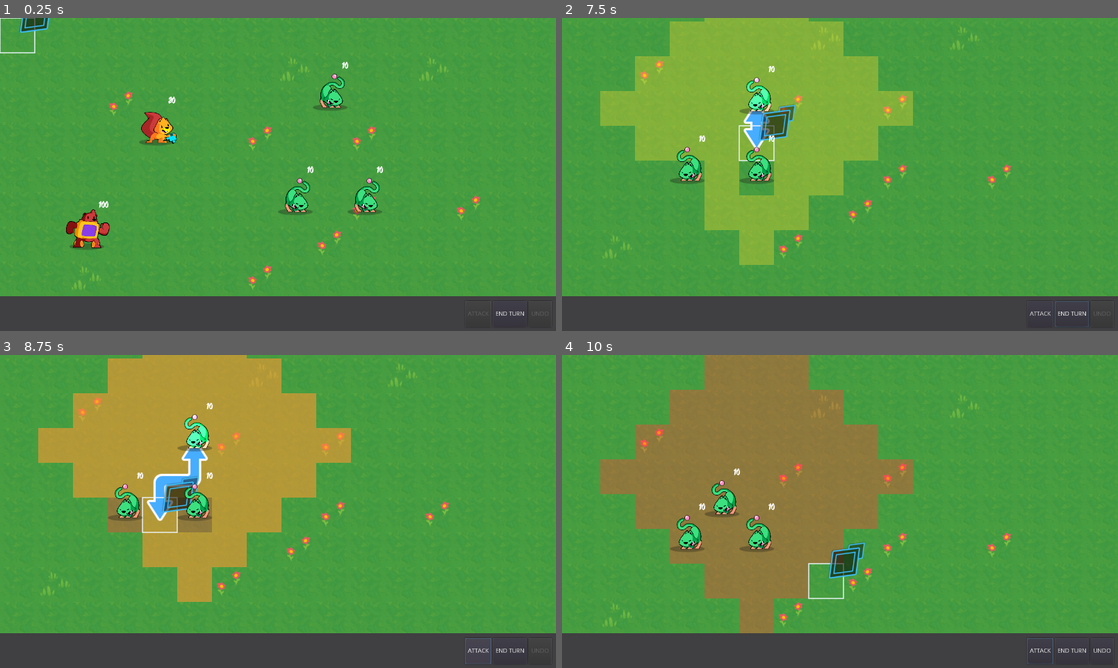
Above: before the commit, frames 1-4 (two rows, left to right).
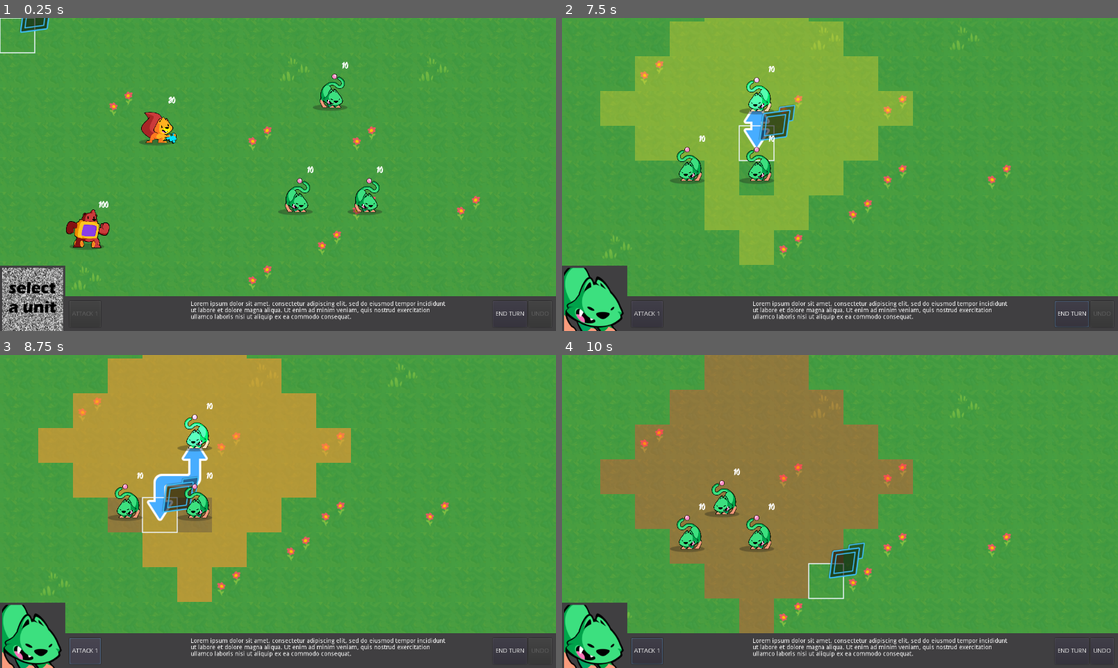
Above: after the commit, the same moments.

Repository: quaaludefood/lorelockers
Game: Godot game, scene res://Main.tscn
Two runs of this game, one before a commit and one after it. Both use one fixed random seed, a clock stepped at 60 frames per second and the inputs below.
Inputs (mouse positions are in pixels of both pictures, inside the frame that each line leads up to):
- Up to frame 1 (0.25 s): no input
- Up to frame 2 (7.5 s): click "END TURN" at 0.5 s; tap Enter (ui_accept) at 1.25, 1.52, 3.5, 5, 5.27 s; move the mouse to (962, 158) at 1.27 s; press the mouse at (962, 158) at 1.28 s; hold Right (ui_right) 1.28-2 s; release the mouse at (962, 158) at 2 s; drag from (728, 190) to (812, 237) at 2.02 s; click "UNDO" at 2.75 s; move the mouse to (895, 105) at 3.52 s; press the mouse at (895, 105) at 3.53 s; hold Right (ui_right) 3.53-4.25 s; release the mouse at (895, 105) at 4.25 s; drag from (812, 237) to (673, 127) at 4.27 s; move the mouse to (1006, 221) at 5.02 s; press the mouse at (1006, 221) at 5.03 s; hold Left (ui_left) 5.03-5.75 s; release the mouse at (1006, 221) at 5.75 s; drag from (673, 127) to (756, 96) at 5.77 s; move the mouse to (867, 174) at 6.52 s; press the mouse at (867, 174) at 6.53 s; hold Down (ui_down) 6.53-7.25 s; release the mouse at (867, 174) at 7.25 s; drag from (756, 96) to (728, 190) at 7.27 s
- Up to frame 3 (8.75 s): click "ATTACK" (after the commit: "ATTACK 1") at 8 s
- Up to frame 4 (10 s): tap Enter (ui_accept) at 8.75, 9.02 s; move the mouse to (962, 495) at 8.77 s; press the mouse at (962, 495) at 8.78 s; hold Up (ui_up) 8.78-9.5 s; release the mouse at (962, 495) at 9.5 s; drag from (728, 527) to (812, 574) at 9.52 s

The runs differ from the first frame. In frame 1, 3.1% of the frame differs, in the area x 0-87%, y 79-100%; in frame 2, 3.1%; in frame 3, 3.2%, in the area x 0-89%, y 79-100%; in frame 4, 3.2%.
Error in both runs: Invalid get index 'stats' (on base: 'Nil'). (res://Units/Formulas.gd:16)

Commit message:
UI displaying profile pictures
Signed-off-by: plxpm5@gmail.com <philippa@thefusionworks.com>

Diff:
--- a/GameBoard/GameBoard.gd
+++ b/GameBoard/GameBoard.gd
@@ -23,9 +23,10 @@
 onready var _unit_path: UnitPath = $UnitPath
 onready var _attack_path: AttackPath = $AttackPath
 
-onready var _attackbutton: Button = get_node("../UI/Interface/Buttons/AttackButton")
+onready var _attackbutton: Button = get_node("../UI/Interface/Attacks/AttackButton")
 onready var _endturnbutton: Button = get_node("../UI/Interface/Buttons/EndTurnButton")
 onready var _undobutton: Button = get_node("../UI/Interface/Buttons/UndoButton")
+onready var _profileimage: TextureRect = get_node("../UI/Interface/Profile/TextureRect/ProfileImage")
 
 ####Generic functions
 func _ready() -> void:
@@ -101,9 +102,9 @@
 	_clear_attack_scoping()
 	_clear_active_unit()
 	_reinitialize()
+	_profileimage.texture = load("res://Units/static.png")
 	for unit in _units.values():
 		unit.set_deactivated(false)
-
 	_is_player_turn = not _is_player_turn
 	if _is_player_turn == false:
 		_play_ai_turn()
@@ -118,6 +119,7 @@
 		t.start()
 		yield(t, "timeout")
 		_active_unit = unit
+		_profileimage.texture = load(_active_unit.profile_picture.resource_path)
 		print(_active_unit)
 		var result: Dictionary = _active_unit.get_ai().choose()
 		var action_data: ActionData
@@ -145,6 +147,9 @@
 	_last_moved_unit = _units[cell]
 	_active_unit = _units[cell]
 	_active_unit.is_selected = true
+	print(_active_unit.profile_picture.resource_path)
+	print(_profileimage.texture)
+	_profileimage.texture = load(_active_unit.profile_picture.resource_path)
 
 	if _active_unit.can_move:
 		_walkable_cells = get_walkable_cells(_active_unit)
--- a/Main.tscn
+++ b/Main.tscn
@@ -14,11 +14,12 @@
 [ext_resource path="res://WorldCamera.gd" type="Script" id=12]
 [ext_resource path="res://UnitOverlay/AttackOverlay.tscn" type="PackedScene" id=13]
 [ext_resource path="res://GameBoard/Attack/AttackPath.tscn" type="PackedScene" id=14]
-[ext_resource path="res://Units/Stats/squirrel_stats.tres" type="Resource" id=15]
+[ext_resource path="res://Units/Stats/UnitStats.gd" type="Script" id=15]
 [ext_resource path="res://Units/Actions/Attacks/basic_attack.tres" type="Resource" id=16]
 [ext_resource path="res://Units/AI/AggressiveUnitAI.tscn" type="PackedScene" id=17]
-[ext_resource path="res://Units/Stats/bear_stats.tres" type="Resource" id=18]
-[ext_resource path="res://Units/Stats/cat_stats.tres" type="Resource" id=19]
+[ext_resource path="res://Units/bear_profile.png" type="Texture" id=18]
+[ext_resource path="res://Units/squirrel_profile.png" type="Texture" id=19]
+[ext_resource path="res://Units/bugcat_profile.png" type="Texture" id=20]
 
 [sub_resource type="Curve2D" id=3]
 resource_local_to_scene = true
@@ -26,17 +27,62 @@
 "points": PoolVector2Array(  )
 }
 
+[sub_resource type="Resource" id=4]
+script = ExtResource( 15 )
+max_health = 20.0
+base_attack = 50.0
+base_defense = 0.0
+base_speed = 70.0
+base_hit_chance = 100.0
+base_evasion = 0.0
+
 [sub_resource type="Curve2D" id=2]
 resource_local_to_scene = true
 _data = {
 "points": PoolVector2Array(  )
 }
 
+[sub_resource type="Resource" id=5]
+script = ExtResource( 15 )
+max_health = 10.0
+base_attack = 50.0
+base_defense = 0.0
+base_speed = 70.0
+base_hit_chance = 100.0
+base_evasion = 0.0
+
+[sub_resource type="Resource" id=6]
+script = ExtResource( 15 )
+max_health = 10.0
+base_attack = 50.0
+base_defense = 0.0
+base_speed = 70.0
+base_hit_chance = 100.0
+base_evasion = 0.0
+
+[sub_resource type="Resource" id=7]
+script = ExtResource( 15 )
+max_health = 10.0
+base_attack = 50.0
+base_defense = 0.0
+base_speed = 70.0
+base_hit_chance = 100.0
+base_evasion = 0.0
+
 [sub_resource type="Curve2D" id=1]
 resource_local_to_scene = true
 _data = {
 "points": PoolVector2Array(  )
 }
+
+[sub_resource type="Resource" id=8]
+script = ExtResource( 15 )
+max_health = 100.0
+base_attack = 100.0
+base_defense = 0.0
+base_speed = 70.0
+base_hit_chance = 100.0
+base_evasion = 0.0
 
 [node name="Main" type="Node2D"]
 
@@ -66,7 +112,8 @@
 skin = ExtResource( 7 )
 move_range = 5
 skin_offset = Vector2( 6, 17 )
-stats = ExtResource( 15 )
+stats = SubResource( 4 )
+profile_picture = ExtResource( 19 )
 
 [node name="Cat1" parent="GameBoard" instance=ExtResource( 2 )]
 position = Vector2( 850.293, 412.465 )
@@ -75,8 +122,9 @@
 skin = ExtResource( 9 )
 move_range = 4
 skin_offset = Vector2( 5, 12 )
-stats = ExtResource( 19 )
+stats = SubResource( 5 )
 ai_scene = ExtResource( 17 )
+profile_picture = ExtResource( 20 )
 
 [node name="Cat2" parent="GameBoard" instance=ExtResource( 2 )]
 position = Vector2( 750.293, 200 )
@@ -85,8 +133,9 @@
 skin = ExtResource( 9 )
 move_range = 4
 skin_offset = Vector2( 5, 12 )
-stats = ExtResource( 19 )
+stats = SubResource( 6 )
 ai_scene = ExtResource( 17 )
+profile_picture = ExtResource( 20 )
 
 [node name="Cat3" parent="GameBoard" instance=ExtResource( 2 )]
 position = Vector2( 650.293, 412.465 )
@@ -95,8 +144,9 @@
 skin = ExtResource( 9 )
 move_range = 4
 skin_offset = Vector2( 5, 12 )
-stats = ExtResource( 19 )
+stats = SubResource( 7 )
 ai_scene = ExtResource( 17 )
+profile_picture = ExtResource( 20 )
 
 [node name="Bear" parent="GameBoard" instance=ExtResource( 2 )]
 position = Vector2( 200, 480 )
@@ -105,7 +155,8 @@
 skin = ExtResource( 8 )
 move_range = 3
 skin_offset = Vector2( 2, 9 )
-stats = ExtResource( 18 )
+stats = SubResource( 8 )
+profile_picture = ExtResource( 18 )
 
 [node name="WorldCamera" type="Camera2D" parent="."]
 anchor_mode = 0
--- a/Units/Unit.gd
+++ b/Units/Unit.gd
@@ -19,6 +19,7 @@
 export var move_speed := 600.0
 export var stats: Resource
 export var ai_scene: PackedScene
+export var profile_picture: Texture
 
 var cell := Vector2.ZERO setget set_cell
 var is_selected := false setget set_is_selected
@@ -52,6 +53,8 @@
 		warning = "You need a UnitStats resource for this node to work."
 	if not actions:
 		warning = "You need an [Attack].tres resource for this node to work."
+	if not profile_picture:
+		warning = "You need to quick load a profile picture resource for this node to work."
 	return warning
 
 func setup(battlers: Array) -> void:
--- a/UserInterface/Interface.tscn
+++ b/UserInterface/Interface.tscn
@@ -1,9 +1,10 @@
-[gd_scene load_steps=5 format=2]
+[gd_scene load_steps=6 format=2]
 
 [ext_resource path="res://UserInterface/Buttons/UndoButton.tscn" type="PackedScene" id=1]
 [ext_resource path="res://UserInterface/Buttons/AttackButton.tscn" type="PackedScene" id=2]
 [ext_resource path="res://UserInterface/Buttons/EndTurnButton.tscn" type="PackedScene" id=3]
 [ext_resource path="res://UserInterface/interface_bg.png" type="Texture" id=4]
+[ext_resource path="res://Units/static.png" type="Texture" id=5]
 
 [node name="Interface" type="Control"]
 margin_top = 640.0
@@ -36,11 +37,6 @@
 "_edit_use_anchors_": false
 }
 
-[node name="AttackButton" parent="Buttons" instance=ExtResource( 2 )]
-margin_left = 1.0
-margin_right = 61.0
-margin_bottom = 60.0
-
 [node name="EndTurnButton" parent="Buttons" instance=ExtResource( 3 )]
 margin_left = 65.0
 margin_right = 143.0
@@ -50,3 +46,70 @@
 margin_left = 147.0
 margin_right = 200.0
 margin_bottom = 60.0
+
+[node name="Profile" type="HBoxContainer" parent="."]
+anchor_top = 1.0
+anchor_right = 1.0
+anchor_bottom = 1.0
+margin_top = -150.0
+margin_right = -1130.0
+alignment = 2
+__meta__ = {
+"_edit_use_anchors_": false
+}
+
+[node name="TextureRect" type="TextureRect" parent="Profile"]
+margin_right = 150.0
+margin_bottom = 150.0
+rect_min_size = Vector2( 150, 150 )
+texture = ExtResource( 4 )
+expand = true
+
+[node name="ProfileImage" type="TextureRect" parent="Profile/TextureRect"]
+margin_left = 5.0
+margin_top = 5.0
+margin_right = 144.0
+margin_bottom = 150.0
+rect_min_size = Vector2( 140, 140 )
+texture = ExtResource( 5 )
+expand = true
+stretch_mode = 1
+__meta__ = {
+"_edit_use_anchors_": false
+}
+
+[node name="Attacks" type="HBoxContainer" parent="."]
+anchor_top = 1.0
+anchor_right = 1.0
+anchor_bottom = 1.0
+margin_left = 160.0
+margin_top = -69.0
+margin_right = -920.0
+margin_bottom = -9.0
+__meta__ = {
+"_edit_use_anchors_": false
+}
+
+[node name="AttackButton" parent="Attacks" instance=ExtResource( 2 )]
+margin_right = 72.0
+margin_bottom = 60.0
+text = "ATTACK 1"
+
+[node name="AttackInfo" type="HBoxContainer" parent="."]
+anchor_top = 1.0
+anchor_right = 1.0
+anchor_bottom = 1.0
+margin_left = 439.0
+margin_top = -69.0
+margin_right = -241.0
+margin_bottom = -9.0
+alignment = 2
+__meta__ = {
+"_edit_use_anchors_": false
+}
+
+[node name="RichTextLabel" type="RichTextLabel" parent="AttackInfo"]
+margin_right = 600.0
+margin_bottom = 60.0
+rect_min_size = Vector2( 600, 60 )
+text = "Lorem ipsum dolor sit amet, consectetur adipiscing elit, sed do eiusmod tempor incididunt ut labore et dolore magna aliqua. Ut enim ad minim veniam, quis nostrud exercitation ullamco laboris nisi ut aliquip ex ea commodo consequat. "
Not shown: 1 places in Main.tscn that only renumber resources
Binary file added: Units/bear_profile.png
Not shown, added: Units/bear_profile.png.import
Binary file added: Units/bugcat_profile.png
Not shown, added: Units/bugcat_profile.png.import
Binary file added: Units/squirrel_profile.png
Not shown, added: Units/squirrel_profile.png.import
Binary file added: Units/static.png
Not shown, added: Units/static.png.import
